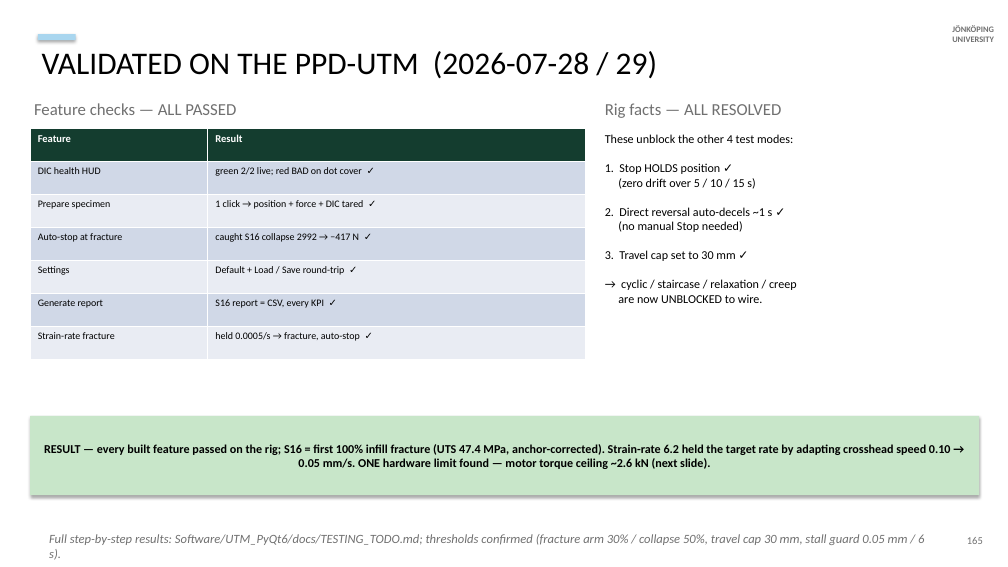
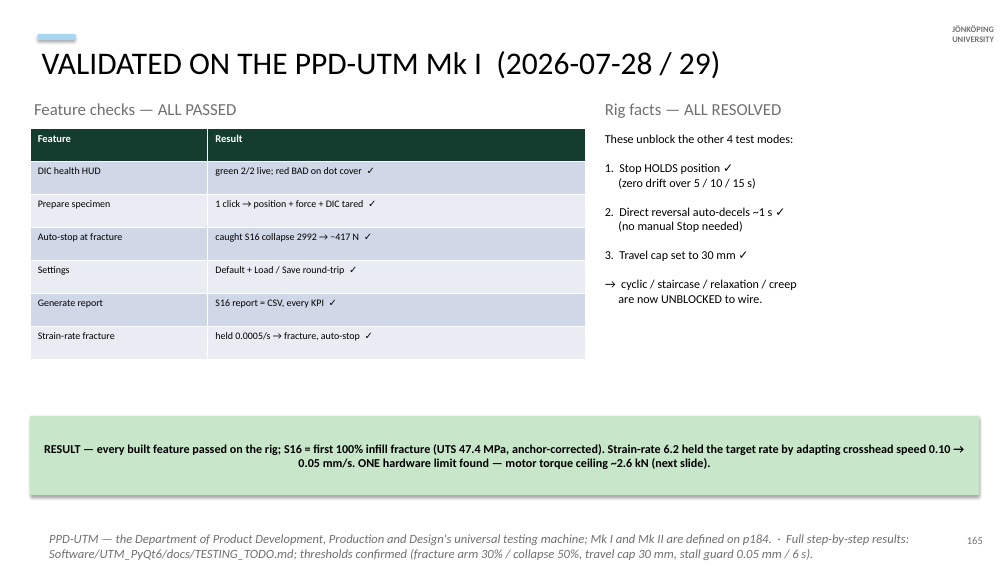
Before and after one commit to AdithyaSivakumar-3/UTM, a slide deck: slide 25 of documentation/decks/V6a_8_6_20_slides.pptx. Drawn at 1008x567 pixels with LibreOffice and Linux fonts; fonts in the diff are those of the drawing. Boxes give left, top, right and bottom in pixels: in the first picture for what was removed or moved away, otherwise in the second. Text is boxed around its words. In the diff, an @@ line names an element or a change of style, - is before the commit and + after.

```diff
--- a/documentation/decks/V6a_8_6_20_slides.pptx
+++ b/documentation/decks/V6a_8_6_20_slides.pptx
@@ text at (42, 51, 720, 78): text changed @@
-VALIDATED ON THE PPD-UTM (2026-07-28 / 29)
+VALIDATED ON THE PPD-UTM Mk I (2026-07-28 / 29)
@@ text at (49, 534, 909, 560): text changed @@
-Full step-by-step results: Software/UTM_PyQt6/docs/TESTING_TODO.md; thresholds confirmed (fracture arm 30% / collapse 50%, travel cap 30 mm, stall guard 0.05 mm / 6 s).
+PPD-UTM — the Department of Product Development, Production and Design's universal testing machine; Mk I and Mk II are defined on p184. · Full step-by-step results: Software/UTM_PyQt6/docs/TESTING_TODO.md; thresholds confirmed (fracture arm 30% / collapse 50%, travel cap 30 mm, stall guard 0.05 mm / 6 s).
```
Also in this commit, not shown: 3 other slides changed, 6 other files.
